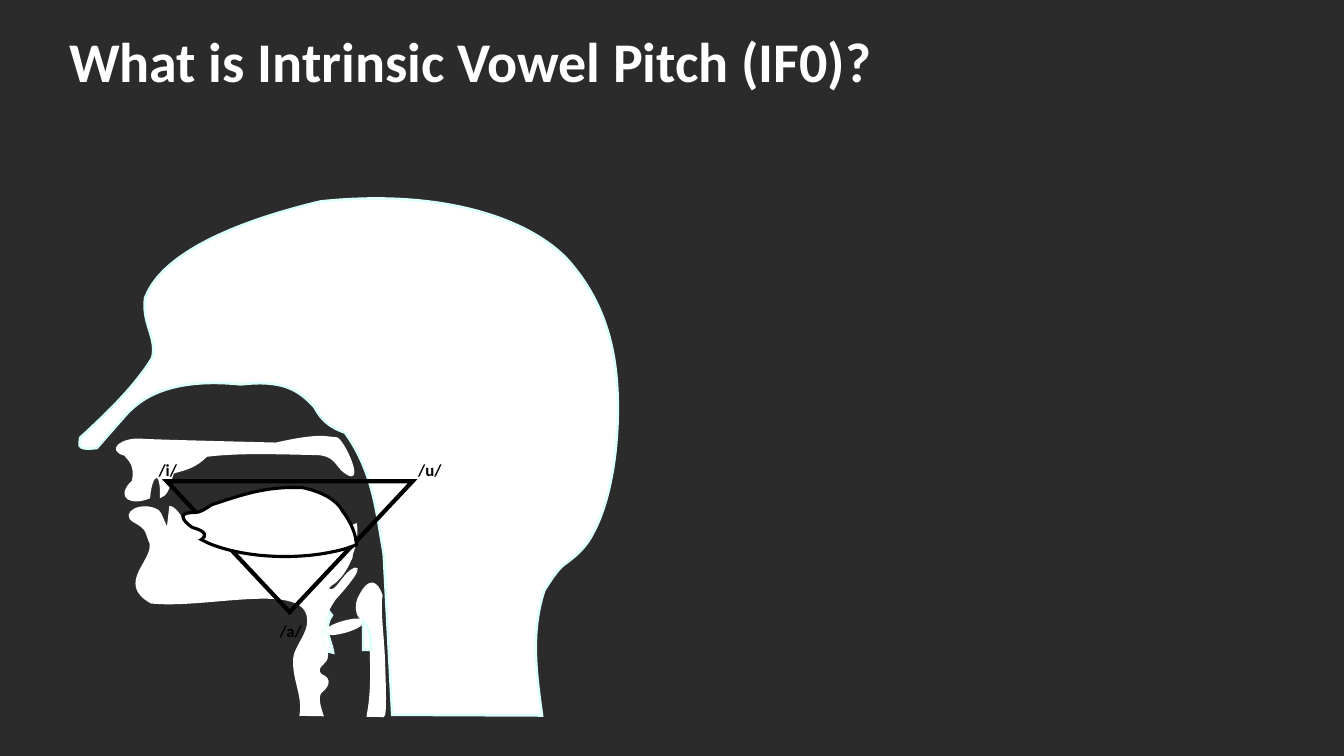
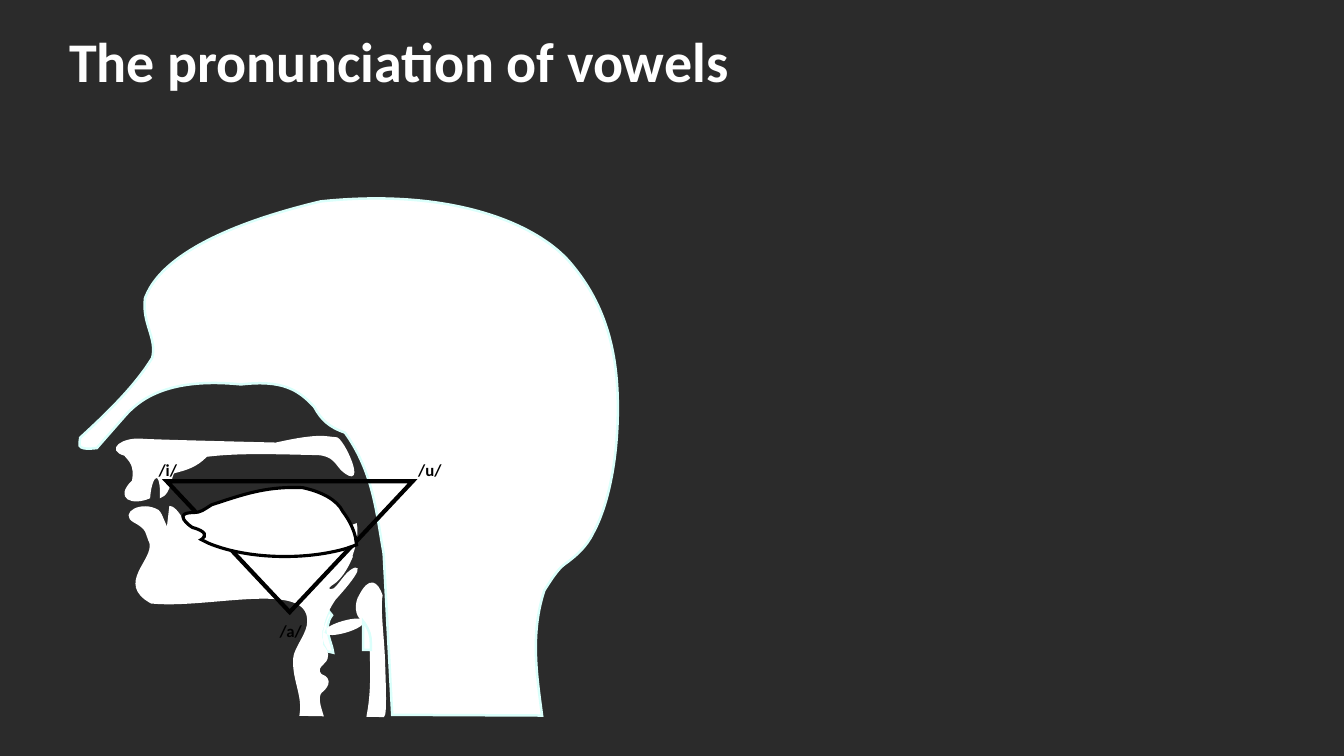
Before and after one commit to jgenette/Presentations, a slide deck: slide 6 of Seminar.pptx (slide 3 before the commit). Drawn at 1344x756 pixels with LibreOffice and Linux fonts; fonts in the diff are those of the drawing; background and template pictures are left out; a plain dark background stands for a picture behind light text. Boxes give left, top, right and bottom in pixels: in the first picture for what was removed or moved away, otherwise in the second. Text is boxed around its words. In the diff, an @@ line names an element or a change of style, - is before the commit and + after.

```diff
--- a/Seminar.pptx
+++ b/Seminar.pptx
@@ text removed at (69, 40, 871, 91) @@
-What is Intrinsic Vowel Pitch (IF0)?
@@ text added at (69, 42, 728, 91), 40 pt, text #FFFFFF, bold @@
+The pronunciation of vowels
```
Also in this commit, not shown: 2 other slides changed, 14 slides added, 1 slide removed, 9 other files.
